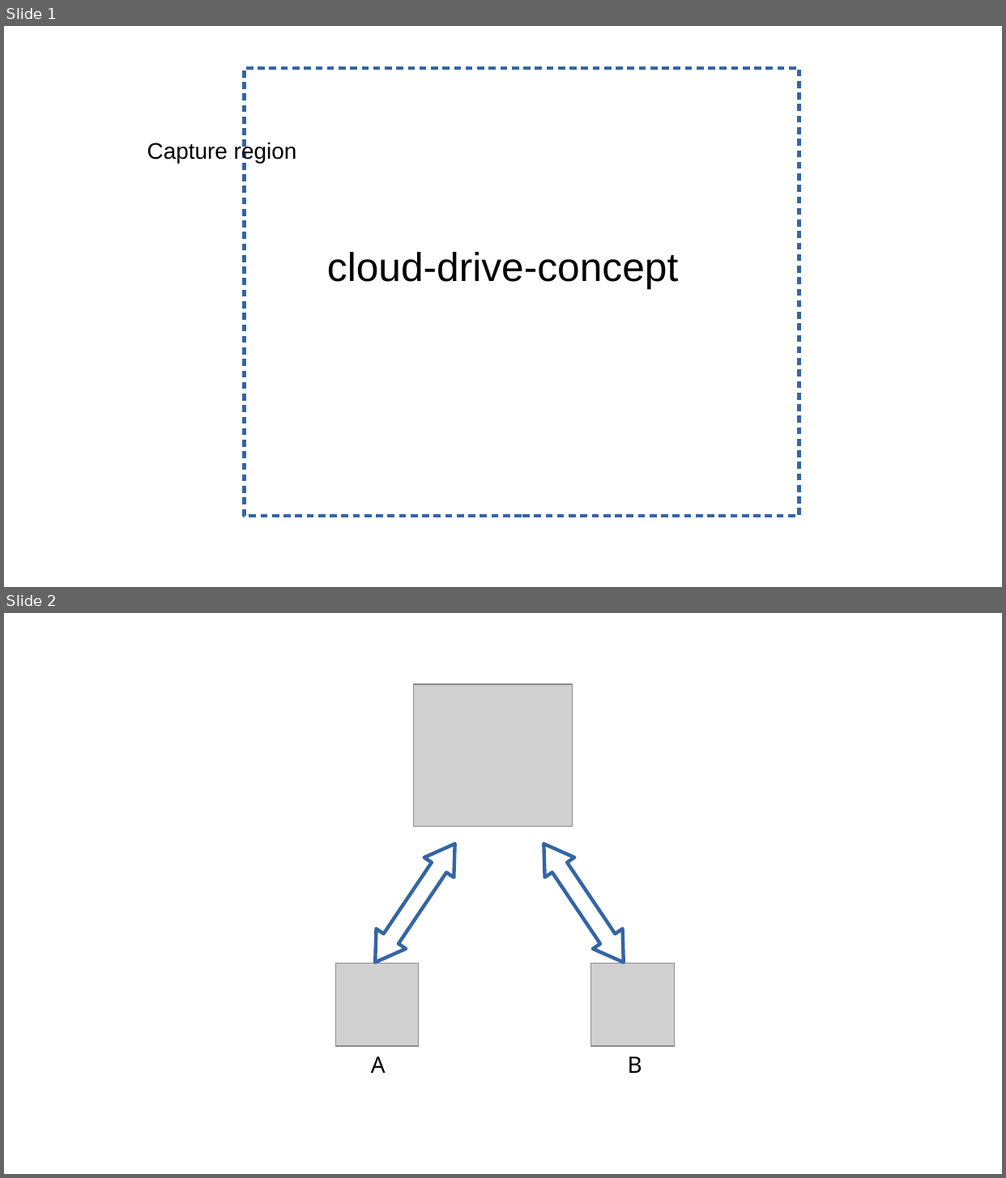
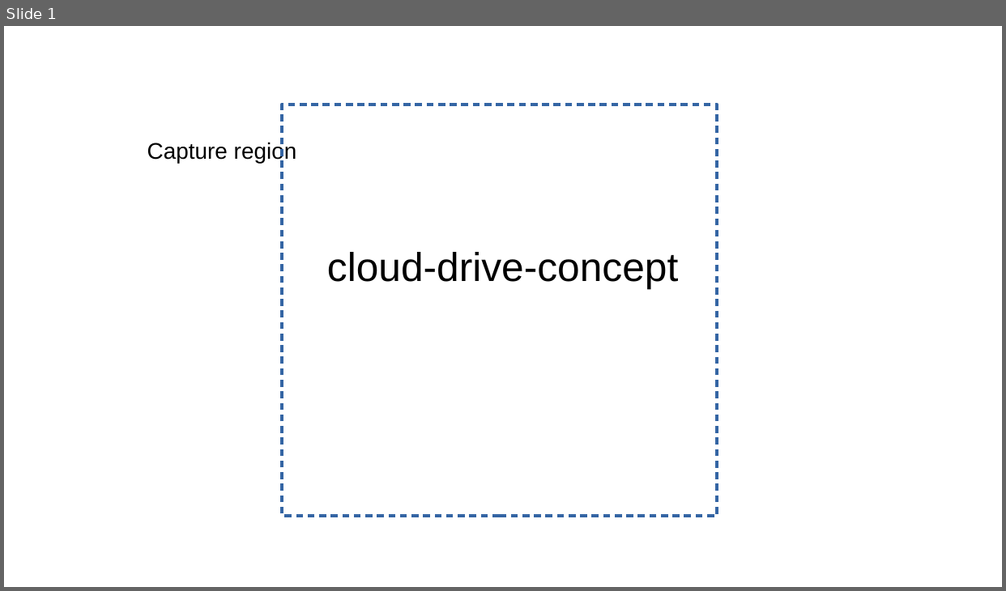
Before and after one commit to lonelyshore/intergitive, a slide deck: drawings/common/clone-repo.odp. Shown one above the other, each under a label of ours: slides 1 and 2 before the commit, slide 1 after it. The pictures are 1006x1178 and 1006x591 pixels, drawn with LibreOffice and Linux fonts; fonts in the diff are those of the drawing; grey boxes stand for pictures. Boxes give left, top, right and bottom in pixels: in the first picture for what was removed or moved away, otherwise in the second. Text is boxed around its words. In the diff, an @@ line names an element or a change of style, - is before the commit and + after.

```diff
--- a/drawings/common/clone-repo.odp
+++ b/drawings/common/clone-repo.odp
@@ slide 2 removed at (x1=4, y1=613, x2=1002, y2=1174), background #FFFFFF @@
@@ picture removed at (x1=414, y1=684, x2=573, y2=827) @@
@@ left right arrow removed at (x1=360, y1=834, x2=470, y2=973) @@
@@ left right arrow removed at (x1=529, y1=834, x2=638, y2=973) @@
@@ picture removed at (x1=335, y1=964, x2=419, y2=1047) @@
@@ picture removed at (x1=592, y1=964, x2=675, y2=1047) @@
@@ text removed at (x1=371, y1=1057, x2=386, y2=1073) @@
-A
@@ text removed at (x1=628, y1=1057, x2=642, y2=1073) @@
-B
@@ slide 1 changed as well @@
@@ rectangle resized from (x1=244, y1=67, x2=799, y2=516) to (x1=282, y1=105, x2=717, y2=517) @@
```
Also in this commit, not shown: 1 slide added, 1 other file.
